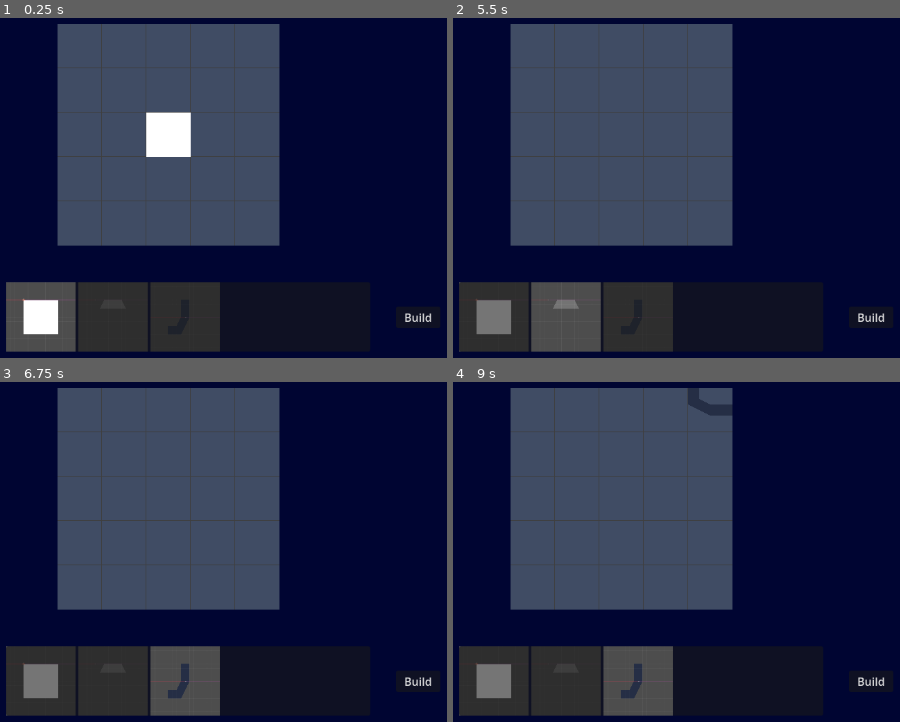
Above: before the commit, frames 1-4 (two rows, left to right).
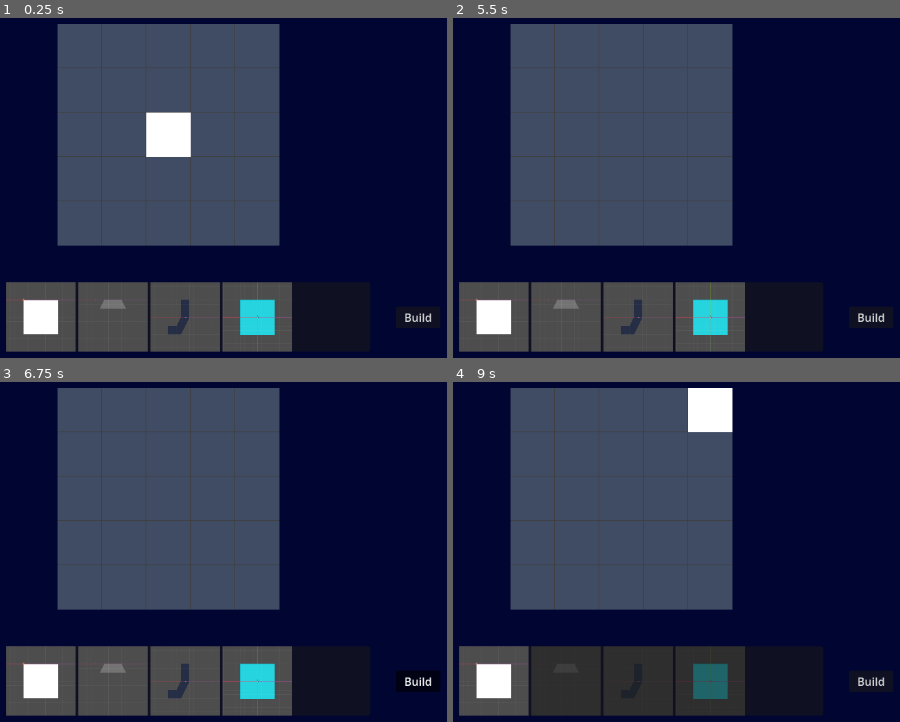
Above: after the commit, the same moments.

Repository: Taydo629/RogueSpace
Game: Godot game, scene res://scenes/game.tscn
Same seed, same stepped clock (60 frames per second), same inputs: the game is played once before the commit and once after it.
Inputs (mouse positions are in pixels of both pictures, inside the frame that each line leads up to):
- Up to frame 1 (0.25 s): no input
- Up to frame 2 (5.5 s): click "Build" at 0.5 s; tap Enter at 1.25, 2.75, 4.25 s; move the mouse to (797, 116) at 1.27 s; press the mouse at (797, 116) at 1.28 s; hold Space (thrust) 1.28-2.03 s; tap E (e) at 1.35 s; move the mouse to (461, 160) at 2.02 s; release the mouse at (461, 160) at 2.03 s; click (461, 160) at 2.1 s; tap M (mirror) at 2.3, 2.85 s; move the mouse to (703, 38) at 2.77 s; hold Space (thrust) 2.78-4.28 s; tap Q (q) at 3.05, 3.6 s; move the mouse to (582, 228) at 3.52 s; right-click (582, 228) at 3.8 s; move the mouse to (859, 205) at 4.27 s; right-click (859, 205) at 4.35 s; tap 1 (slot1) at 4.55, 5.1 s; tap B (build_menu) at 4.9 s; tap Space (thrust) at 5 s; move the mouse to (outside the picture) at 5.02 s; tap 2 (slot2) at 5.3 s
- Up to frame 3 (6.75 s): move the mouse to (210, 501) at 5.77 s; tap 2 (slot2) at 5.85 s; tap 3 (slot3) at 6.05, 6.6 s; move the mouse to (49, 388) at 6.52 s; hold Space (thrust) from 6.53 s (still down)
- Up to frame 4 (9 s): tap Mouse wheel down (scroll_down, bound only after the commit) at 6.8, 7.35 s; move the mouse to (797, 480) at 7.27 s; tap Mouse wheel up (scroll_up, bound only after the commit) at 7.55, 8.1 s; move the mouse to (461, 524) at 8.02 s; tap E (e) at 8.3, 8.85 s; move the mouse to (703, 402) at 8.77 s; release Space (thrust) at 8.78 s; press the mouse at (703, 402) at 8.78 s

The runs differ from the first frame. In frame 1, 9.4% of the frame differs, in the area x 17-66%, y 77-99%; in frame 2, 9.4%; in frame 3, 9.5%; in frame 4, 11%, in the area x 1-66%, y 1-99%.

Commit message:
Overhauled the player ship to use graph structure
Added Core to serve as a root node
Added more flexible UI to allow for easier addition of future parts.
Made validation logic in ship builder section using graph logic

Diff:
--- /dev/null
+++ b/data/Parts/core.tres
@@ -0,0 +1,12 @@
+[gd_resource type="Resource" script_class="Part" format=3 uid="uid://dxn6vqjt4j07d"]
+
+[ext_resource type="Script" uid="uid://dfxnbigy6na68" path="res://data/parts.gd" id="1_43rg0"]
+[ext_resource type="PackedScene" uid="uid://d2iy1wfm3hmvg" path="res://scenes/core.tscn" id="1_l7os8"]
+[ext_resource type="Texture2D" uid="uid://dwhx2m8ppv0ne" path="res://assets/core.png" id="1_mde3k"]
+
+[resource]
+script = ExtResource("1_43rg0")
+name = "core"
+scene = ExtResource("1_l7os8")
+image = ExtResource("1_mde3k")
+metadata/_custom_type_script = "uid://dfxnbigy6na68"
--- a/project.godot
+++ b/project.godot
@@ -81,6 +81,16 @@
 "events": [Object(InputEventKey,"resource_local_to_scene":false,"resource_name":"","device":-1,"window_id":0,"alt_press …(192 unchanged characters)…
 ]
 }
+scroll_down={
+"deadzone": 0.2,
+"events": [Object(InputEventMouseButton,"resource_local_to_scene":false,"resource_name":"","device":-1,"window_id":0,"alt_pressed":false,"shift_pressed":false,"ctrl_pressed":false,"meta_pressed":false,"button_mask":16,"position":Vector2(184, 9),"global_position":Vector2(193, 57),"factor":1.0,"button_index":5,"canceled":false,"pressed":true,"double_click":false,"script":null)
+]
+}
+scroll_up={
+"deadzone": 0.2,
+"events": [Object(InputEventMouseButton,"resource_local_to_scene":false,"resource_name":"","device":-1,"window_id":0,"alt_pressed":false,"shift_pressed":false,"ctrl_pressed":false,"meta_pressed":false,"button_mask":8,"position":Vector2(345, 21),"global_position":Vector2(354, 69),"factor":1.0,"button_index":4,"canceled":false,"pressed":true,"double_click":false,"script":null)
+]
+}
 
 [physics]
 
--- /dev/null
+++ b/scenes/core.tscn
@@ -0,0 +1,21 @@
+[gd_scene format=3 uid="uid://d2iy1wfm3hmvg"]
+
+[ext_resource type="Script" uid="uid://cvsk6fc8lm1td" path="res://scripts/core.gd" id="1_5634n"]
+
+[sub_resource type="RectangleShape2D" id="RectangleShape2D_hlf4f"]
+size = Vector2(64, 64)
+
+[node name="core" type="RigidBody2D" unique_id=676704526]
+freeze = true
+script = ExtResource("1_5634n")
+
+[node name="Polygon2D" type="Polygon2D" parent="." unique_id=1167511333]
+position = Vector2(-32, -32)
+color = Color(0.24705882, 1, 1, 1)
+polygon = PackedVector2Array(0, 0, 64, 0, 64, 64, 0, 64)
+uv = PackedVector2Array(-348.28302, -29.521019, -7.2574463, -27.572304, -7.2574463, 186.78668, -352.18048, 177.04309)
+
+[node name="Area2D" type="Area2D" parent="." unique_id=58386540]
+
+[node name="CollisionShape2D" type="CollisionShape2D" parent="Area2D" unique_id=1439606864]
+shape = SubResource("RectangleShape2D_hlf4f")
--- a/scenes/ship_building.tscn
+++ b/scenes/ship_building.tscn
@@ -1,14 +1,12 @@
 [gd_scene format=3 uid="uid://nofp6gunbxci"]
 
 [ext_resource type="Script" uid="uid://diilc2lajhv0u" path="res://scripts/ship_building.gd" id="1_mmh4e"]
-[ext_resource type="Texture2D" uid="uid://d2eronkpe7nyd" path="res://assets/Hull.png" id="2_5r5f6"]
-[ext_resource type="Script" uid="uid://crb6vxc22lpl8" path="res://scripts/hull_ui.gd" id="3_v7wnp"]
-[ext_resource type="PackedScene" uid="uid://cbies401v0c4e" path="res://scenes/hull.tscn" id="4_v7wnp"]
-[ext_resource type="Texture2D" uid="uid://cbqqgjxuknwxd" path="res://assets/Thruster.png" id="5_5bfys"]
-[ext_resource type="Script" uid="uid://d3d7td4ch2a7p" path="res://scripts/thrust_ui.gd" id="6_7twq4"]
-[ext_resource type="PackedScene" uid="uid://jumhiux358g4" path="res://scenes/thruster.tscn" id="7_5fvha"]
-[ext_resource type="Texture2D" uid="uid://c3veeunyicgoe" path="res://assets/gun.png" id="7_5r5f6"]
-[ext_resource type="PackedScene" uid="uid://bqwwb8ff2mpkk" path="res://scenes/gun.tscn" id="8_v7wnp"]
+[ext_resource type="Script" uid="uid://b5b3jksvhv4gj" path="res://scripts/h_box_container.gd" id="2_7twq4"]
+[ext_resource type="Script" uid="uid://ddu62dgkeau1i" path="res://scripts/hotbar_ui.gd" id="11_5fvha"]
+[ext_resource type="Resource" uid="uid://rp4s55105tbn" path="res://data/Parts/hull.tres" id="12_l6pu8"]
+[ext_resource type="Resource" uid="uid://b4k0ewhy4bwpf" path="res://data/Parts/thruster.tres" id="13_hp4g4"]
+[ext_resource type="Resource" uid="uid://bs8ufgr7qnr1y" path="res://data/Parts/gun.tres" id="14_xwxvt"]
+[ext_resource type="Resource" uid="uid://dxn6vqjt4j07d" path="res://data/Parts/core.tres" id="15_4nitx"]
 
 [node name="ShipBuilding" type="Node2D" unique_id=1130231238]
 script = ExtResource("1_mmh4e")
@@ -21,30 +19,31 @@
 
 [node name="HBoxContainer" type="HBoxContainer" parent="PanelContainer" unique_id=1603753712]
 layout_mode = 2
+script = ExtResource("2_7twq4")
 
-[node name="HullUI" type="TextureRect" parent="PanelContainer/HBoxContainer" unique_id=1739593718]
-z_index = -1
+[node name="HotbarUI" type="TextureRect" parent="PanelContainer/HBoxContainer" unique_id=1693379518]
 layout_mode = 2
-texture = ExtResource("2_5r5f6")
 expand_mode = 2
-script = ExtResource("3_v7wnp")
-scene = ExtResource("4_v7wnp")
+script = ExtResource("11_5fvha")
+part = ExtResource("12_l6pu8")
 
-[node name="ThrusterUI" type="TextureRect" parent="PanelContainer/HBoxContainer" unique_id=1622025735]
-z_index = -1
+[node name="HotbarUI2" type="TextureRect" parent="PanelContainer/HBoxContainer" unique_id=1206812091]
 layout_mode = 2
-texture = ExtResource("5_5bfys")
 expand_mode = 2
-script = ExtResource("6_7twq4")
-scene = ExtResource("7_5fvha")
+script = ExtResource("11_5fvha")
+part = ExtResource("13_hp4g4")
 
-[node name="GunUI" type="TextureRect" parent="PanelContainer/HBoxContainer" unique_id=1451609473]
-z_index = -1
+[node name="HotbarUI3" type="TextureRect" parent="PanelContainer/HBoxContainer" unique_id=1702216949]
 layout_mode = 2
-texture = ExtResource("7_5r5f6")
 expand_mode = 2
-script = ExtResource("6_7twq4")
-scene = ExtResource("8_v7wnp")
+script = ExtResource("11_5fvha")
+part = ExtResource("14_xwxvt")
+
+[node name="HotbarUI4" type="TextureRect" parent="PanelContainer/HBoxContainer" unique_id=1945137743]
+layout_mode = 2
+expand_mode = 2
+script = ExtResource("11_5fvha")
+part = ExtResource("15_4nitx")
 
 [node name="Button" type="Button" parent="." unique_id=1029952404]
 offset_left = 904.0
--- a/scripts/ShipInfo.gd
+++ b/scripts/ShipInfo.gd
@@ -1,12 +1,6 @@
 extends Node
 
-var grid: Array = [[null,null,null,null,null],
-				[null,null,null,null,null],
-				[null,null,null,null,null],
-				[null,null,null,null,null],
-				[null,null,null,null,null]]
-var y_range: Array = [192,448]
-var x_range: Array = [448,704]
+var ship_graph: Dictionary = {}
 
-func update_ship(new_grid: Array):
-	grid = new_grid
+func update_ship(new_graph: Dictionary):
+	ship_graph = new_graph
--- /dev/null
+++ b/scripts/core.gd
@@ -0,0 +1,37 @@
+extends RigidBody2D
+
+@export var max_health: int = 300
+
+var health: int
+var colider: CollisionShape2D
+var dict_key: String
+
+const PART_COLIDER = preload("uid://c6gm41ys28u2w")
+
+signal part_destroyed
+
+func _ready() -> void:
+	if get_parent().has_method("part_destroyed"):
+		part_destroyed.connect(get_parent().part_destroyed)
+	health = max_health
+
+func take_damage(damage: int) -> void:
+	var new_health = health - damage
+
+	if new_health <= 0:
+		part_destroyed.emit(dict_key)
+		if colider != null:
+			colider.queue_free()
+		colider = null
+		queue_free()
+	else:
+		health = new_health
+
+func detached() -> void:
+	if colider != null:
+		colider.queue_free()
+		colider = null
+	var local_colider = PART_COLIDER.instantiate()
+	add_child(local_colider)
+	local_colider.global_position = global_position
+	freeze = false
--- a/scripts/game.gd
+++ b/scripts/game.gd
@@ -10,12 +10,7 @@
 # This triggers when the scene enters the main scene.
 func _on_ready() -> void:
 	print("Entered main screen")
-	var empty_grid = [[null,null,null,null,null],
-					[null,null,null,null,null],
-					[null,null,null,null,null],
-					[null,null,null,null,null],
-					[null,null,null,null,null]]
-	if ShipInfo.grid == empty_grid:
+	if ShipInfo.ship_graph == {}:
 		# Ship has not been initialised hence go to shipbuilding.
 		get_tree().change_scene_to_file("res://scenes/ship_building.tscn")
 	else:
--- /dev/null
+++ b/scripts/h_box_container.gd
@@ -0,0 +1,47 @@
+extends HBoxContainer
+
+var selected_part: Part
+var parts_array: Array
+var current_slot: int
+var selected_instance: Node
+@onready var ship_building: Node2D = $"../.."
+
+func init_hotbar() -> void:
+	parts_array = get_children()
+	parts_array[0].z_index = 0
+	current_slot = 0
+	selected_part = parts_array[0].get_part()
+	selected_instance = selected_part.scene.instantiate()
+	ship_building.add_child(selected_instance)
+
+func _process(delta: float) -> void:
+	var scroll_delta = 0
+	if Input.is_action_just_pressed("scroll_up"):
+		scroll_delta = 1
+	if Input.is_action_just_pressed("scroll_down"):
+		scroll_delta = -1
+	if scroll_delta != 0:
+		change_select(scroll_delta)
+
+func change_select(delta: int) -> void:
+	var last_slot: int = len(parts_array)-1
+	var new_slot: int = current_slot + delta
+	if last_slot < new_slot:
+		new_slot = 0
+	if 0 > new_slot:
+		new_slot = last_slot
+	selected_instance.queue_free()
+	for i in range(len(parts_array)):
+		if i == new_slot:
+			parts_array[i].z_index = 0
+		else:
+			parts_array[i].z_index = -1
+	selected_part = parts_array[new_slot].get_part()
+	selected_instance = selected_part.scene.instantiate()
+	ship_building.add_child(selected_instance)
+	current_slot = new_slot
+
+func new_part():
+	selected_part = parts_array[current_slot].get_part()
+	selected_instance = selected_part.scene.instantiate()
+	ship_building.add_child(selected_instance)
--- /dev/null
+++ b/scripts/hotbar_ui.gd
@@ -0,0 +1,10 @@
+extends TextureRect
+
+@export var part: Part
+
+func _ready() -> void:
+	if part != null:
+		texture = part.image
+
+func get_part() -> Part:
+	return part
--- a/scripts/hull_ui.gd
+++ b/scripts/hull_ui.gd
@@ -2,5 +2,5 @@
 
 @export var scene: PackedScene
 
-func get_item() -> PackedScene:
+func get_part() -> PackedScene:
 	return scene
--- a/scripts/ship_building.gd
+++ b/scripts/ship_building.gd
@@ -2,9 +2,7 @@
 
 @onready var h_box_container: HBoxContainer = $PanelContainer/HBoxContainer
 
-var parts_array: Array
-var selected_part: PackedScene
-var selected_instance: Node
+var root_present: bool = false
 var selected_part_rotation: int
 var current_slot: int
 var part_oob: bool = false
@@ -17,43 +15,15 @@
 var y_range: Array = [192,448]
 var x_range: Array = [448,704]
 
+var ship_graph: Dictionary = {}
+
+var increment: int = 1
+
 func _ready() -> void:
-	parts_array = h_box_container.get_children()
-	parts_array[0].z_index = 0
-	current_slot = 1
-	selected_part = parts_array[0].get_item()
-	selected_instance = selected_part.instantiate()
-	add_child(selected_instance)
+	h_box_container.init_hotbar()
 
 func _process(delta: float) -> void:
-	# Make selected part highlighted
-	if Input.is_action_just_pressed("slot1") and current_slot != 1:
-		selected_instance.queue_free()
-		parts_array[0].z_index = 0
-		parts_array[1].z_index = -1
-		parts_array[2].z_index = -1
-		selected_part = parts_array[0].get_item()
-		selected_instance = selected_part.instantiate()
-		add_child(selected_instance)
-		current_slot = 1
-	if Input.is_action_just_pressed("slot2") and current_slot != 2:
-		selected_instance.queue_free()
-		parts_array[0].z_index = -1
-		parts_array[1].z_index = 0
-		parts_array[2].z_index = -1
-		selected_part = parts_array[1].get_item()
-		selected_instance = selected_part.instantiate()
-		add_child(selected_instance)
-		current_slot = 2
-	if Input.is_action_just_pressed("slot3") and current_slot != 3:
-		selected_instance.queue_free()
-		parts_array[0].z_index = -1
-		parts_array[1].z_index = -1
-		parts_array[2].z_index = 0
-		selected_part = parts_array[2].get_item()
-		selected_instance = selected_part.instantiate()
-		add_child(selected_instance)
-		current_slot = 3
+	var selected_instance = h_box_container.selected_instance
 
 	# Handle part mirroring
 	if Input.is_action_just_pressed("mirror"):
@@ -94,8 +64,27 @@
 	var x_grid = pos.x / 64
 	var y_grid = pos.y / 64
 	if grid[x_grid][y_grid] == null:
-		grid[x_grid][y_grid] = [selected_part,x_grid,y_grid,selected_instance.rotation_degrees,mirrored,selected_instance]
-		new_part()
+		var node_dict = {
+			"part": h_box_container.selected_part,
+			"colider": null,
+			"grid_pos": Vector2(x_grid,y_grid),
+			"rotation": h_box_container.selected_instance.rotation_degrees,
+			"mirrored": mirrored,
+			"neighbors": [],
+			"instance": h_box_container.selected_instance
+		}
+		var key: String
+		if h_box_container.selected_part.name != "core":
+			key = str(increment)
+			increment += 1
+		else:
+			if root_present == true:
+				print("Unable to place core part as one has already been placed!")
+				return
+			root_present = true
+			key = "root"
+		grid[x_grid][y_grid] = {key: node_dict}
+		h_box_container.new_part()
 	else:
 		print("Grid is occupied!")
 
@@ -105,21 +94,74 @@
 	if grid[x_grid][y_grid] == null:
 		print("Grid is already empty!")
 	else:
-		grid[x_grid][y_grid][5].queue_free()
+		var key = grid[x_grid][y_grid].keys()[0]
+		if key == "root":
+			root_present = false
+		grid[x_grid][y_grid].get(key).get("instance").queue_free()
 		grid[x_grid][y_grid] = null
 
-func new_part():
-	if current_slot == 1:
-		selected_part = parts_array[0].get_item()
-		selected_instance = selected_part.instantiate()
-	if current_slot == 2:
-		selected_part = parts_array[1].get_item()
-		selected_instance = selected_part.instantiate()
-	if current_slot == 3:
-		selected_part = parts_array[2].get_item()
-		selected_instance = selected_part.instantiate()
-	add_child(selected_instance)
+func _on_build_button_pressed() -> void:
+	clear_graph()
+	if not root_present:
+		print("Root node not found unable to build ship!")
+		return
+	var i = 1
+	# Search for nodes neighbors by traversing the grid
+	for row in grid:
+		for cell in row:
+			if cell != null:
+				var key: String = cell.keys()[0]
+				var coords_to_search: Array = []
+				var node_coord = cell.get(key).get("grid_pos")
+				if node_coord.y > 0:
+					coords_to_search.append(Vector2(node_coord.x,node_coord.y-1))
+				if node_coord.y < len(grid)-1:
+					coords_to_search.append(Vector2(node_coord.x,node_coord.y+1))
+				if node_coord.x > 0:
+					coords_to_search.append(Vector2(node_coord.x-1,node_coord.y))
+				if node_coord.x < len(grid[0])-1:
+					coords_to_search.append(Vector2(node_coord.x+1,node_coord.y))
+				for coords in coords_to_search:
+					if grid[coords.x][coords.y] != null:
+						cell.get(key).get("neighbors").append(grid[coords.x][coords.y].keys()[0])
+				ship_graph.merge(cell)
 
-func _on_build_button_pressed() -> void:
-	ShipInfo.update_ship(grid)
+	# Evaluate how many nodes are able to be traversed from the root node
+	var nodes_to_visit = []
+	var visited_nodes = []
+	var root_node = ship_graph.get("root")
+	nodes_to_visit.append_array(root_node.neighbors)
+	var search_complete = false
+	while not search_complete:
+		if nodes_to_visit == []:
+			search_complete = true
+		else:
+			var current_node_key = nodes_to_visit[0]
+			visited_nodes.append(current_node_key)
+			nodes_to_visit.append_array(ship_graph.get(current_node_key).neighbors)
+			nodes_to_visit.erase(current_node_key)
+			for node in visited_nodes:
+				nodes_to_visit.erase(node)
+
+	# If nodes traversable from root is not equal to the number of nodes
+	# means there is a disconnect!
+	# Need to clear the neighbors of all node
+	if len(visited_nodes) != len(ship_graph.keys()):
+		print("One or more parts is not attached to anything else!")
+		return
+
+	# Nice to have for debug
+	#print(ship_graph)
+	#print(" ")
+	#print(" ")
+	#print(" ")
+
+	ShipInfo.update_ship(ship_graph)
 	get_tree().change_scene_to_file("res://scenes/game.tscn")
+func clear_graph() -> void:
+	for row in grid:
+		for cell in row:
+			if cell != null:
+				var key: String = cell.keys()[0]
+				cell.get(key).set("neighbors",[])
+				ship_graph = {}
--- a/scripts/ship_object.gd
+++ b/scripts/ship_object.gd
@@ -11,24 +11,25 @@
 	pass
 
 func init_ship():
-	var grid = ShipInfo.grid
-	for i in grid:
-		for j in i:
-			if j != null:
-				var part = j[0].instantiate()
-				var colider = preload("res://scenes/part_colider.tscn").instantiate()
-				var x = x_min + j[1] * 64
-				var y = y_min + j[2] * 64
-				part.position = Vector2(x,y)
-				part.rotation_degrees = j[3]
-				# Handle part mirroring
-				if j[4]:
-					part.scale = Vector2(-1,1)
-					colider.scale = Vector2(-1,1)
-				colider.position = Vector2(x,y)
-				add_child(part)
-				add_child(colider)
-				part.colider = colider
+	var ship_graph = ShipInfo.ship_graph
+	for key in ship_graph.keys():
+		var node = ship_graph.get(key)
+		var part = node.part.scene.instantiate()
+		var colider = preload("res://scenes/part_colider.tscn").instantiate()
+		var x = x_min + node.grid_pos.x * 64
+		var y = y_min + node.grid_pos.y * 64
+		node.part = part
+		node.colider = colider
+		part.position = Vector2(x,y)
+		part.rotation_degrees = node.rotation
+		if node.mirrored:
+			part.scale = Vector2(-1,1)
+			colider.scale = Vector2(-1,1)
+		colider.position = Vector2(x,y)
+		add_child(part)
+		add_child(colider)
+		part.colider = colider
+		part.dict_key = key
 
 	center_of_mass_mode = RigidBody2D.CENTER_OF_MASS_MODE_AUTO
 	if gyro_component:
--- a/scripts/thrust_ui.gd
+++ b/scripts/thrust_ui.gd
@@ -2,5 +2,5 @@
 
 @export var scene: PackedScene
 
-func get_item() -> PackedScene:
+func get_part() -> PackedScene:
 	return scene
Binary file added: assets/core.png
Not shown, added: assets/core.png.import
Not shown, added: scripts/core.gd.uid
Not shown, added: scripts/h_box_container.gd.uid
Not shown, added: scripts/hotbar_ui.gd.uid
Not shown, added: scenes/ship_building.tscn2971898381.tmp
